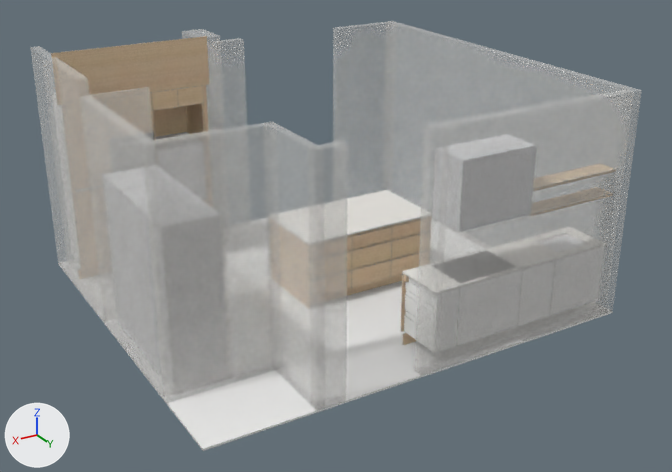
What one commit did to the glTF model 2025-284-B01-Kjokken-Plan-1/modell.glb.
Rendered twice from a 50 mm lens placed at (8108.0, 7164.0, 5424.0), pointed at (2600.0, -2014.0, 835.0). Lighting does not change. The marker at lower left points along +X, +Y and +Z. The older version comes first. Vertices at exactly the same position are counted once.
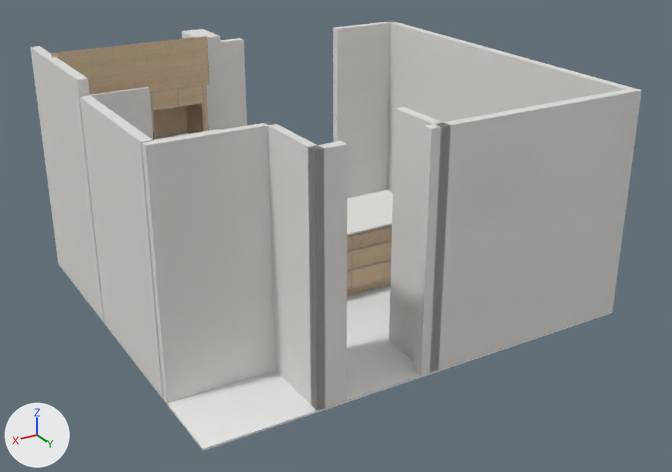
Changed parts and their boxes [x1, y1, x2, y2] in the pictures (672 x 472 px):
'Mesh_0', surface changed, reshaped: [30, 21, 642, 451] in both
part 1 of me_mesh_0, added: after [389, 107, 451, 373]

Diff of the bpy script that builds the scene:
```diff
--- a/2025-284-B01-Kjokken-Plan-1/modell.glb.py
+++ b/2025-284-B01-Kjokken-Plan-1/modell.glb.py
@@ mat_vegg @@
 mat_vegg.roughness = 0.75
-mat_vegg.alpha = 0.28
+mat_vegg.alpha = 0.85
@@ me_mesh_0 @@
 # used by ob_mesh_0; location = (0.0, 0.0, 0.0)
-me_mesh_0.from_pydata(...)  # 26368 vertices, 29304 faces; spans x -122.0..5377.0, y -4855.0..122.0, z -22.0..3036.0
+me_mesh_0.from_pydata(...)  # 26374 vertices, 29316 faces; spans x -122.0..5377.0, y -4855.0..122.0, z -22.0..3036.0
+# me_mesh_0 part 1: 6 vertices added at x 2560.0..2680.0, y -680.0..120.0, z 0.0..2800.0
 me_mesh_0.materials.append(mat_material)
```
